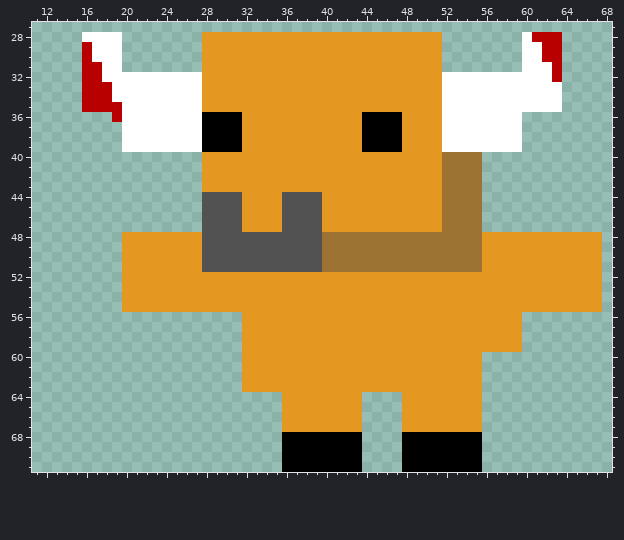
Edited in one commit: sprite sheet (Sd card/minoD0.png). Above: the version before the commit.
The file is 80x72 pixels. Colours within 5 levels of each other are drawn and written as one. Shown: x 11..68, y 27..71.
The same view after the edit:
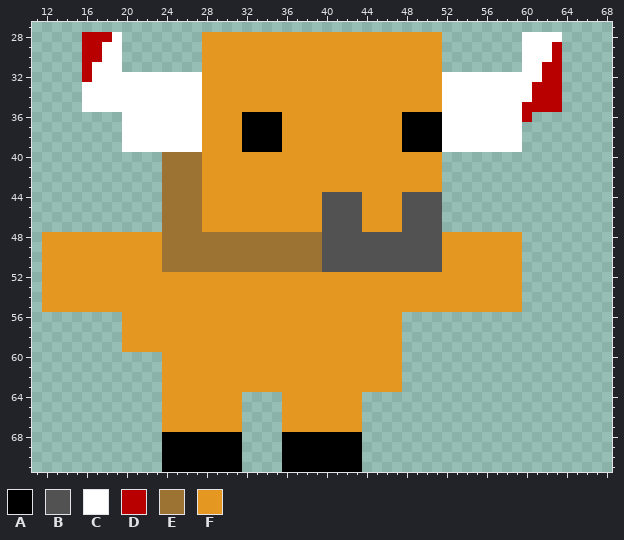
Palette (. is transparent): A #000000  B #525252  C #ffffff  D #b90000  E #9c7333  F #e49821
The exact change:
Changed rows in their new state; - is an unchanged pixel.
first column x 12:
28 ----DDD------------------------------------------CCC----
29 -----D--------------------------------------------C-----
30 -----D--------------------------------------------C-----
31 -----C--------------------------------------------D-----
32 -----C--------------------------------------------D-----
33 ----CCC------------------------------------------DDD----
34 ----CCC------------------------------------------DDD----
35 ----CCCC----------------------------------------DDDD----
36 -------.--------FFFFAAAA--------FFFFAAAA--------D-------
37 ----------------FFFFAAAA--------FFFFAAAA----------------
38 ----------------FFFFAAAA--------FFFFAAAA----------------
39 ----------------FFFFAAAA--------FFFFAAAA----------------
40 ------------EEEE------------------------....------------
41 ------------EEEE------------------------....------------
42 ------------EEEE------------------------....------------
43 ------------EEEE------------------------....------------
44 ------------EEEEFFFF----FFFFBBBB----BBBB....------------
45 ------------EEEEFFFF----FFFFBBBB----BBBB....------------
46 ------------EEEEFFFF----FFFFBBBB----BBBB....------------
47 ------------EEEEFFFF----FFFFBBBB----BBBB....------------
48 FFFFFFFF----EEEEEEEEEEEEEEEEBBBBBBBBBBBBFFFF----........
49 FFFFFFFF----EEEEEEEEEEEEEEEEBBBBBBBBBBBBFFFF----........
50 FFFFFFFF----EEEEEEEEEEEEEEEEBBBBBBBBBBBBFFFF----........
51 FFFFFFFF----EEEEEEEEEEEEEEEEBBBBBBBBBBBBFFFF----........
52 FFFFFFFF----------------------------------------........
53 FFFFFFFF----------------------------------------........
54 FFFFFFFF----------------------------------------........
55 FFFFFFFF----------------------------------------........
56 --------FFFFFFFFFFFF----------------............--------
57 --------FFFFFFFFFFFF----------------............--------
58 --------FFFFFFFFFFFF----------------............--------
59 --------FFFFFFFFFFFF----------------............--------
60 ------------FFFFFFFF----------------........------------
61 ------------FFFFFFFF----------------........------------
62 ------------FFFFFFFF----------------........------------
63 ------------FFFFFFFF----------------........------------
64 ------------FFFFFFFF----------------........------------
65 ------------FFFFFFFF----------------........------------
66 ------------FFFFFFFF----------------........------------
67 ------------FFFFFFFF----------------........------------
68 ------------AAAAAAAA----------------........------------
69 ------------AAAAAAAA----------------........------------
70 ------------AAAAAAAA----------------........------------
71 ------------AAAAAAAA----------------........------------
Where, in picture pixels (left, top, right, bottom), the same in both pictures:
changed: (42, 32, 602, 472)
